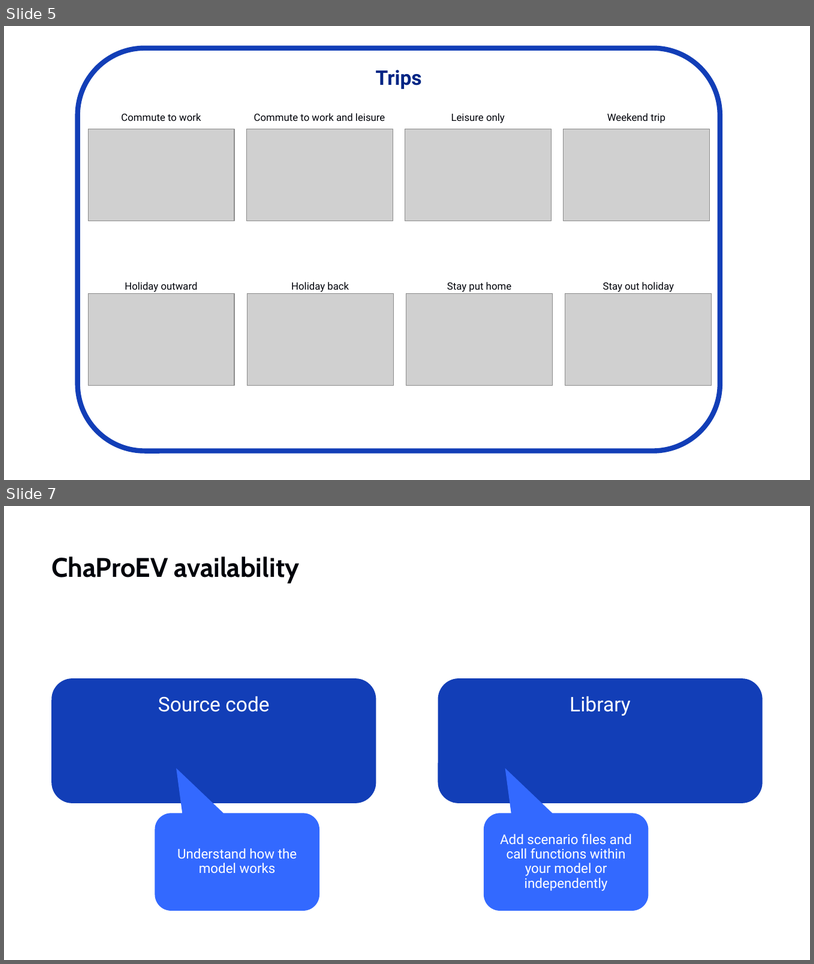
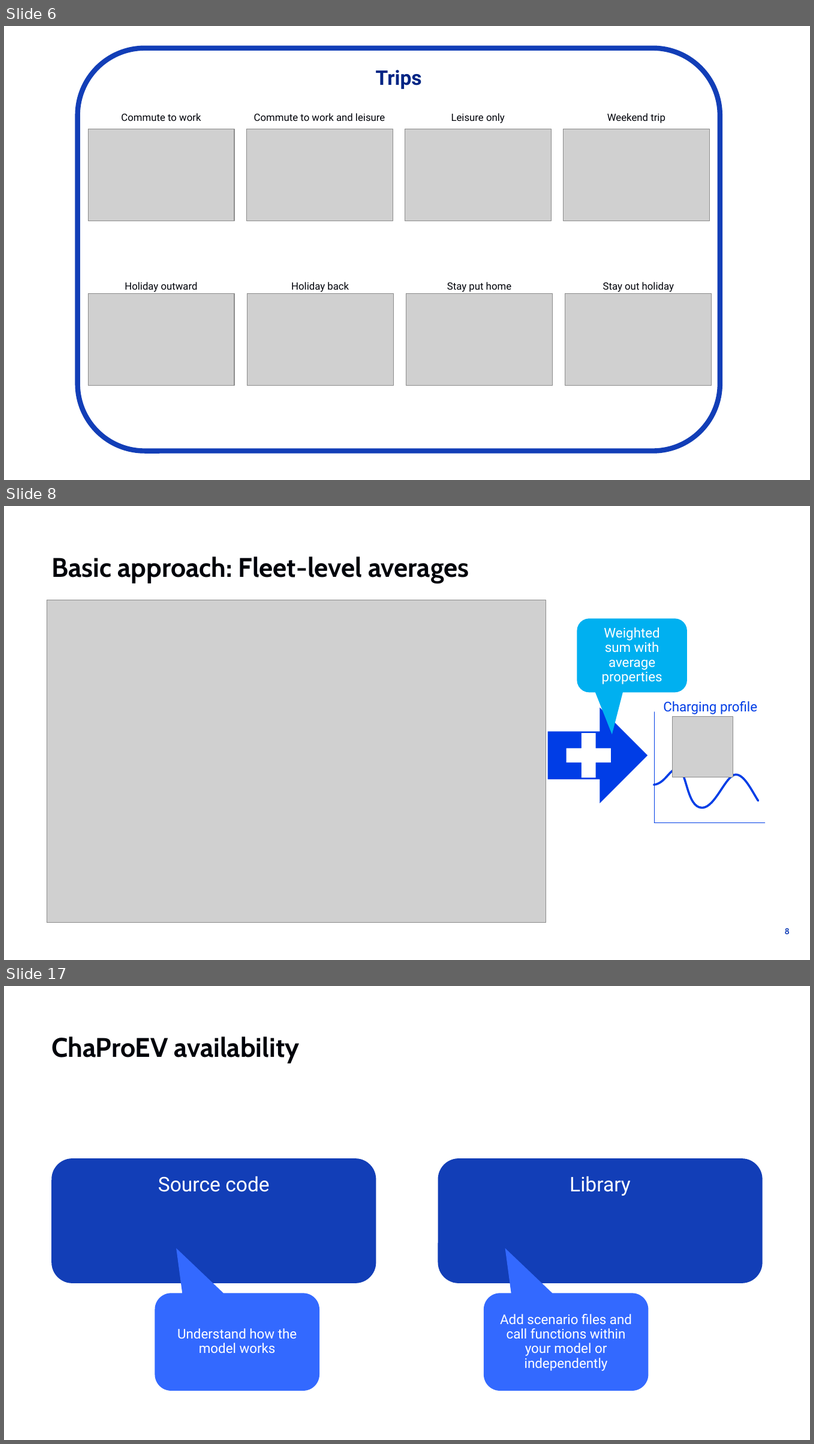
Before and after one commit to TNO/ChaProEV, a slide deck: ChaProEV.pptx. Shown one above the other, each under a label of ours: slides 5 and 7 before the commit, slides 6, 8 and 17 after it; the slides between them are not shown. The pictures are 814x964 and 814x1444 pixels, drawn with LibreOffice and Linux fonts; fonts in the diff are those of the drawing; grey boxes stand for pictures; background and template pictures are left out. Boxes give left, top, right and bottom in pixels: in the first picture for what was removed or moved away, otherwise in the second. Text is boxed around its words. In the diff, an @@ line names an element or a change of style, - is before the commit and + after.

```diff
--- a/ChaProEV.pptx
+++ b/ChaProEV.pptx
@@ slide 8 added at box(4, 506, 810, 960), background #FFFFFF @@
@@ title added at box(51, 556, 469, 583), 32 pt, text #00030A, bold @@
+Basic approach: Fleet-level averages
@@ group added at box(47, 600, 765, 922): 2 pictures, 2 lines, 1 freeform shape, 1 text, 1 down arrow, 1 plus sign, 1 rounded speech box @@
+Charging profile
+Weighted sum with average properties
@@ page number added at box(785, 928, 790, 934), 10 pt, text #123EB7, bold @@
+8
@@ what was slide 5 is now slide 6 @@
@@ what was slide 7 is now slide 17 @@
```
Also in this commit, not shown: 11 other slides added, 34 slides removed, 4 other files.
